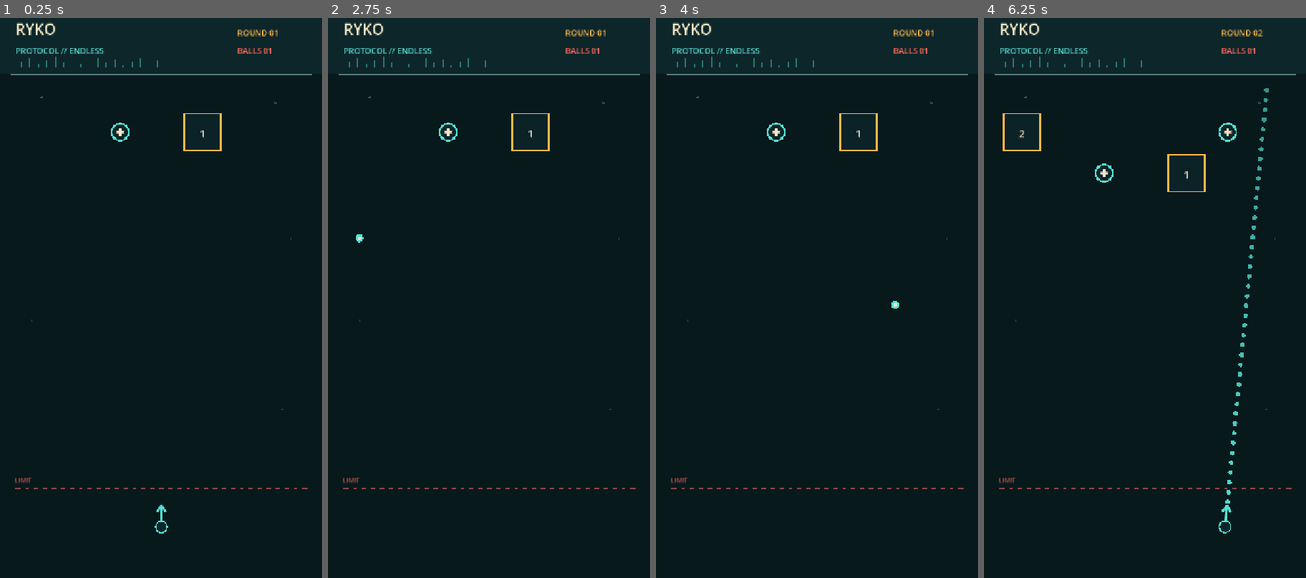
Above: before the commit, frames 1-4 (left to right).
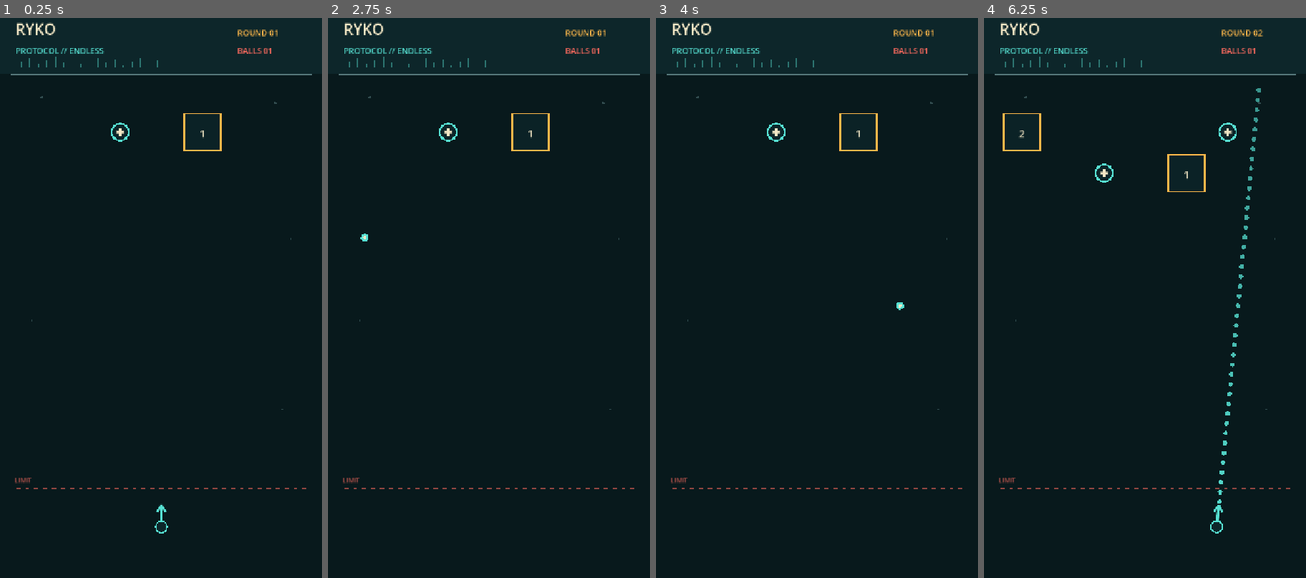
Above: after the commit, the same moments.

Repository: dfagaras/ryko-game
Game: Godot game, scene res://scenes/main.tscn
The game is run twice, just before and just after one commit, with the same random seed, the same clock (stepped at 60 frames per second) and the same inputs.
Inputs (mouse positions are in pixels of both pictures, inside the frame that each line leads up to):
- Up to frame 1 (0.25 s): no input
- Up to frame 2 (2.75 s): tap Enter at 0.5 s; move the mouse to (559, 264) at 0.52 s; click (559, 264) at 0.67 s; tap Space at 1.25 s; drag from (424, 320) to (472, 404) at 1.27 s; move the mouse to (521, 163) at 2.02 s; click (521, 163) at 2.17 s
- Up to frame 3 (4 s): drag from (800, 404) to (720, 208) at 2.77 s; tap Enter at 3.5 s; move the mouse to (913, 376) at 3.52 s; click (913, 376) at 3.67 s
- Up to frame 4 (6.25 s): drag from (1048, 208) to (1096, 146) at 4.27 s; move the mouse to (1161, 292) at 5.02 s; click (1161, 292) at 5.17 s; tap Space at 5.75 s; drag from (1096, 146) to (1080, 320) at 5.77 s

The runs differ from the first frame. In frame 1, less than 0.1% of the frame differs, in the area x 4-96%, y 83-85%; in frame 2, less than 0.1%; in frame 3, less than 0.1%; in frame 4, 0.9%, in the area x 4-96%, y 12-93%.

Commit message:
Polish block alignment and collision spacing

Diff:
--- a/scripts/main.gd
+++ b/scripts/main.gd
@@ -9,13 +9,14 @@
 
 const W := 720.0
 const H := 1280.0
-const BOARD_LEFT := 24.0
-const BOARD_RIGHT := 696.0
+const BOARD_LEFT := 28.0
+const BOARD_RIGHT := 692.0
 const BOARD_TOP := 176.0
 const RETURN_Y := 1165.0
 const DANGER_Y := 1080.0
 const CELL := 82.0
-const TRIANGLE_SIZE := 78.0
+const TRIANGLE_WIDTH := 78.0
+const TRIANGLE_HEIGHT := CELL
 const GAP := 10.0
 const ROW_STEP := CELL + GAP
 const ROW_DROP_DURATION := 0.46
@@ -28,7 +29,8 @@
 const RELEASE_PULL_DISTANCE := 48.0
 const MIN_UPWARD_COMPONENT := 0.045
 const BALL_SPEED := 760.0
-const BALL_RADIUS := 8.0
+const BALL_RADIUS := 9.0
+const BALL_COLLISION_RADIUS := 10.0
 const BALL_LAUNCH_INTERVAL := 0.075
 const PICKUP_RADIUS := 19.0
 const TRIANGLE_CHANCE := 0.28
@@ -230,16 +232,19 @@
 
 
 func _triangle_local_points(orientation: String) -> PackedVector2Array:
-	var half := TRIANGLE_SIZE * 0.5
+	# Keep the same top and bottom alignment as squares, while retaining the
+	# slightly narrower optical width that makes triangles feel equally sized.
+	var half_width := TRIANGLE_WIDTH * 0.5
+	var half_height := TRIANGLE_HEIGHT * 0.5
 	match orientation:
 		"top_right":
-			return PackedVector2Array([Vector2(-half, -half), Vector2(half, -half), Vector2(half, half)])
+			return PackedVector2Array([Vector2(-half_width, -half_height), Vector2(half_width, -half_height), Vector2(half_width, half_height)])
 		"bottom_left":
-			return PackedVector2Array([Vector2(-half, -half), Vector2(-half, half), Vector2(half, half)])
+			return PackedVector2Array([Vector2(-half_width, -half_height), Vector2(-half_width, half_height), Vector2(half_width, half_height)])
 		"bottom_right":
-			return PackedVector2Array([Vector2(half, -half), Vector2(-half, half), Vector2(half, half)])
+			return PackedVector2Array([Vector2(half_width, -half_height), Vector2(-half_width, half_height), Vector2(half_width, half_height)])
 		_:
-			return PackedVector2Array([Vector2(-half, -half), Vector2(half, -half), Vector2(-half, half)])
+			return PackedVector2Array([Vector2(-half_width, -half_height), Vector2(half_width, -half_height), Vector2(-half_width, half_height)])
 
 
 func _unhandled_input(event: InputEvent) -> void:
@@ -330,7 +335,9 @@
 	body.collision_mask = 1
 	var collision := CollisionShape2D.new()
 	var shape := CircleShape2D.new()
-	shape.radius = BALL_RADIUS
+	# The collision radius is intentionally one pixel larger than the rendered
+	# ball so it never appears embedded in a block outline at contact.
+	shape.radius = BALL_COLLISION_RADIUS
 	collision.shape = shape
 	body.add_child(collision)
 	add_child(body)
@@ -410,7 +417,7 @@
 func _return_ball(entry: Dictionary) -> void:
 	var body: CharacterBody2D = entry["body"] as CharacterBody2D
 	if not first_return_recorded:
-		next_launcher_x = clampf(body.position.x, BOARD_LEFT + BALL_RADIUS, BOARD_RIGHT - BALL_RADIUS)
+		next_launcher_x = clampf(body.position.x, BOARD_LEFT + BALL_COLLISION_RADIUS, BOARD_RIGHT - BALL_COLLISION_RADIUS)
 		first_return_recorded = true
 	entry["returned"] = true
 	active_ball_count -= 1
@@ -542,7 +549,7 @@
 		var body: CharacterBody2D = entry["body"] as CharacterBody2D
 		if not is_instance_valid(body):
 			continue
-		draw_circle(body.position, 9.0, AQUA)
+		draw_circle(body.position, BALL_RADIUS, AQUA)
 		draw_circle(body.position, 4.0, CREAM)
 
 
